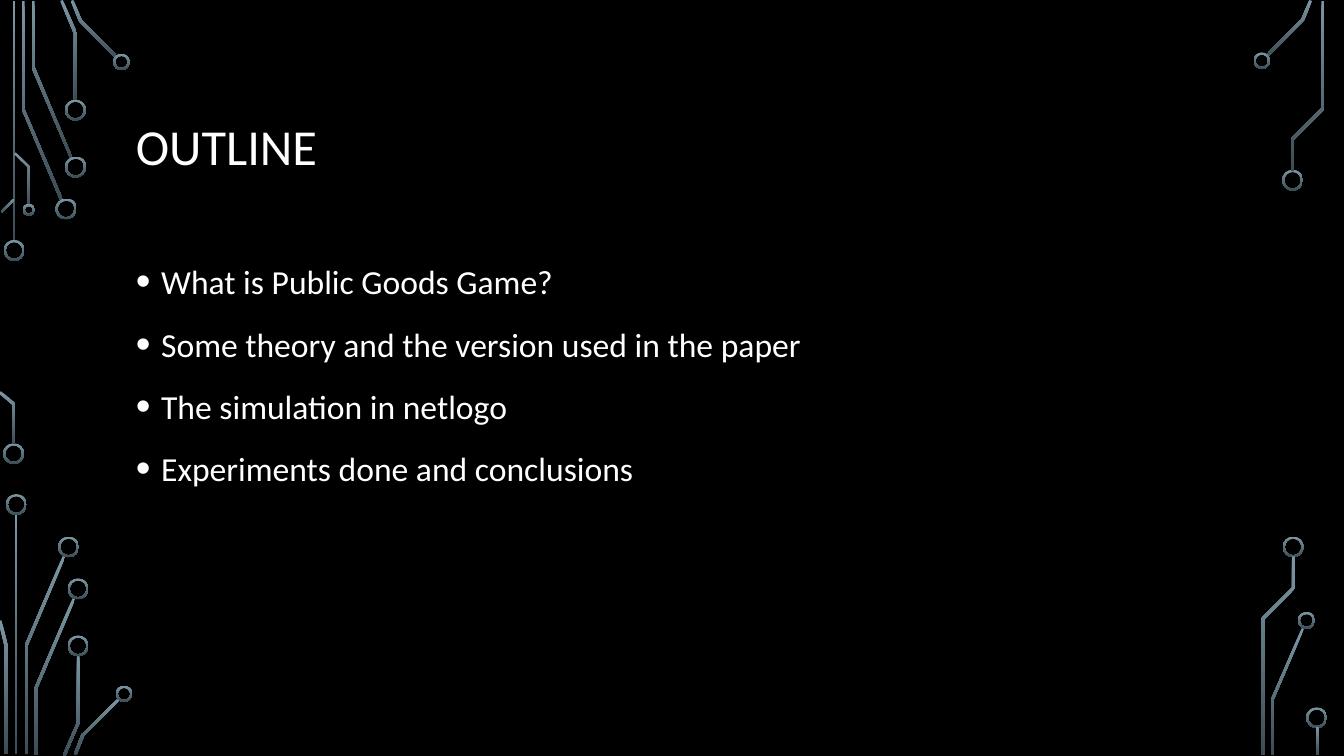
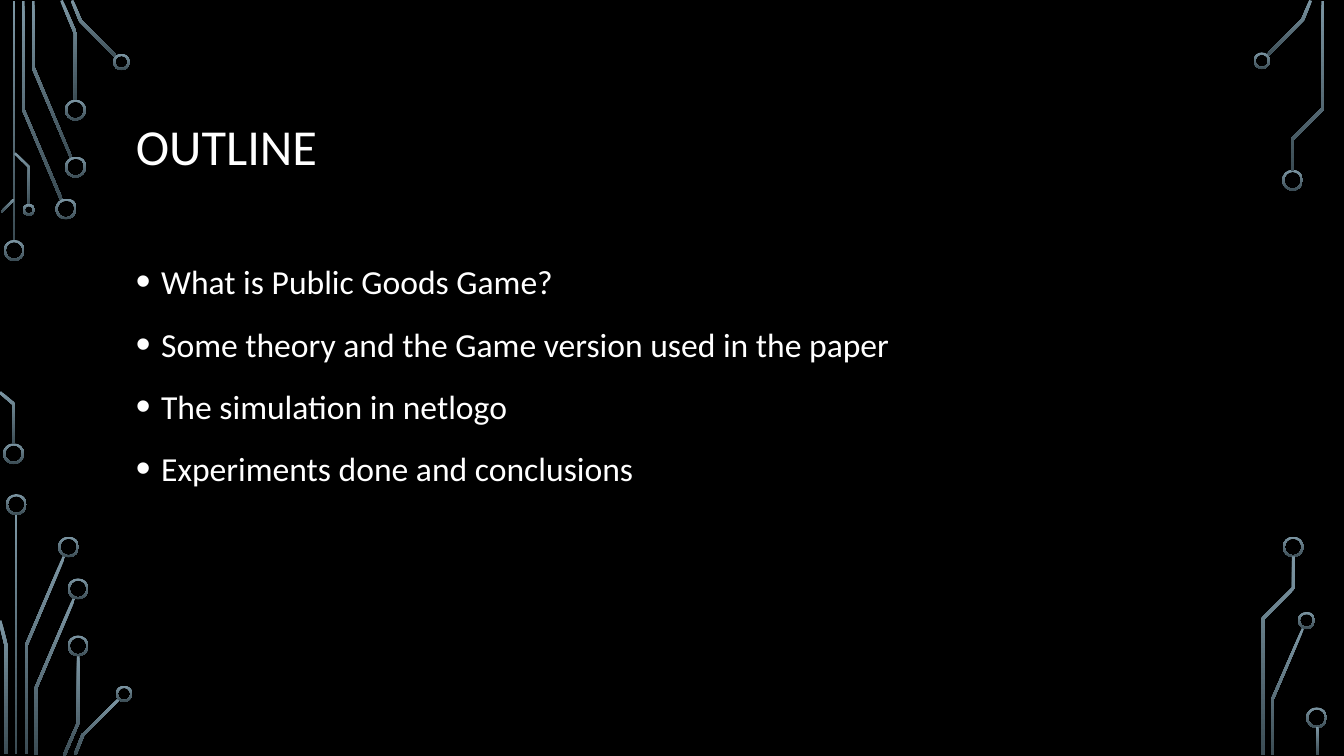
Before and after one commit to andreavale98/Netlogo-Public-Goods, a slide deck: slide 2 of Reward and cooperation in the spatial public goods.pptx. Drawn at 1344x756 pixels with LibreOffice and Linux fonts; fonts in the diff are those of the drawing; background and template pictures are left out. Boxes give left, top, right and bottom in pixels: in the first picture for what was removed or moved away, otherwise in the second. Text is boxed around its words. In the diff, an @@ line names an element or a change of style, - is before the commit and + after.

```diff
--- a/Reward and cooperation in the spatial public goods.pptx
+++ b/Reward and cooperation in the spatial public goods.pptx
@@ text at [161, 333, 889, 363]: text changed @@
-• Some theory and the version used in the paper
+• Some theory and the Game version used in the paper
```
Also in this commit, not shown: 3 other slides changed.
